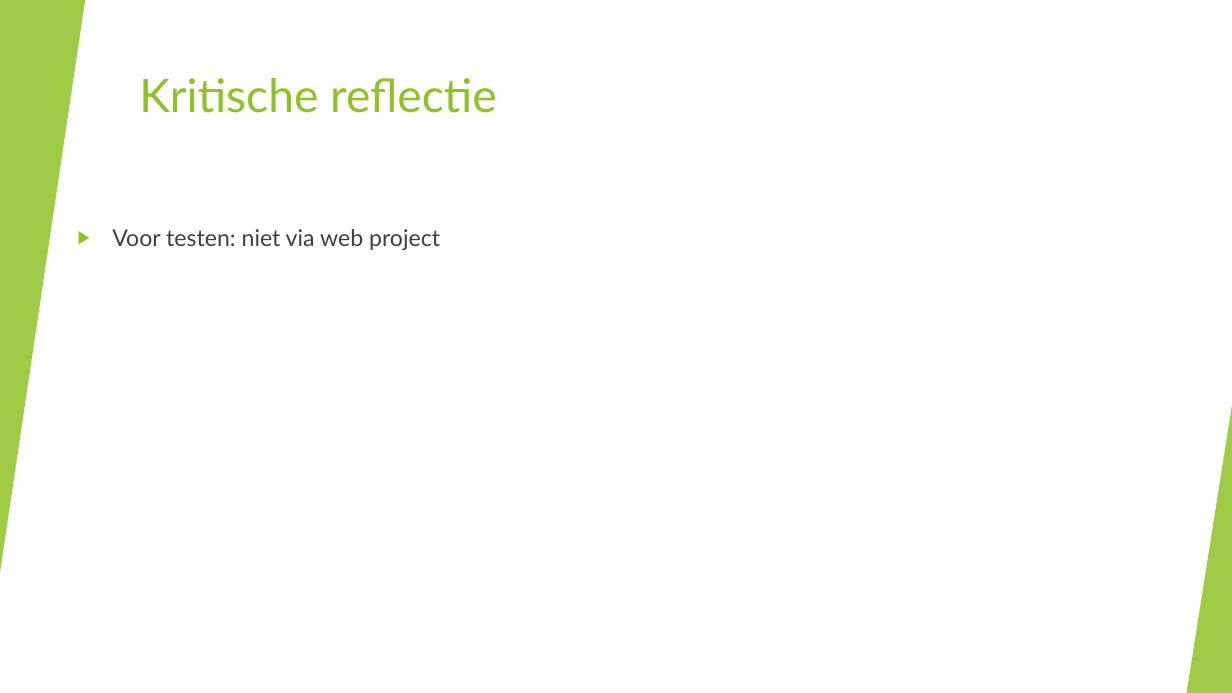
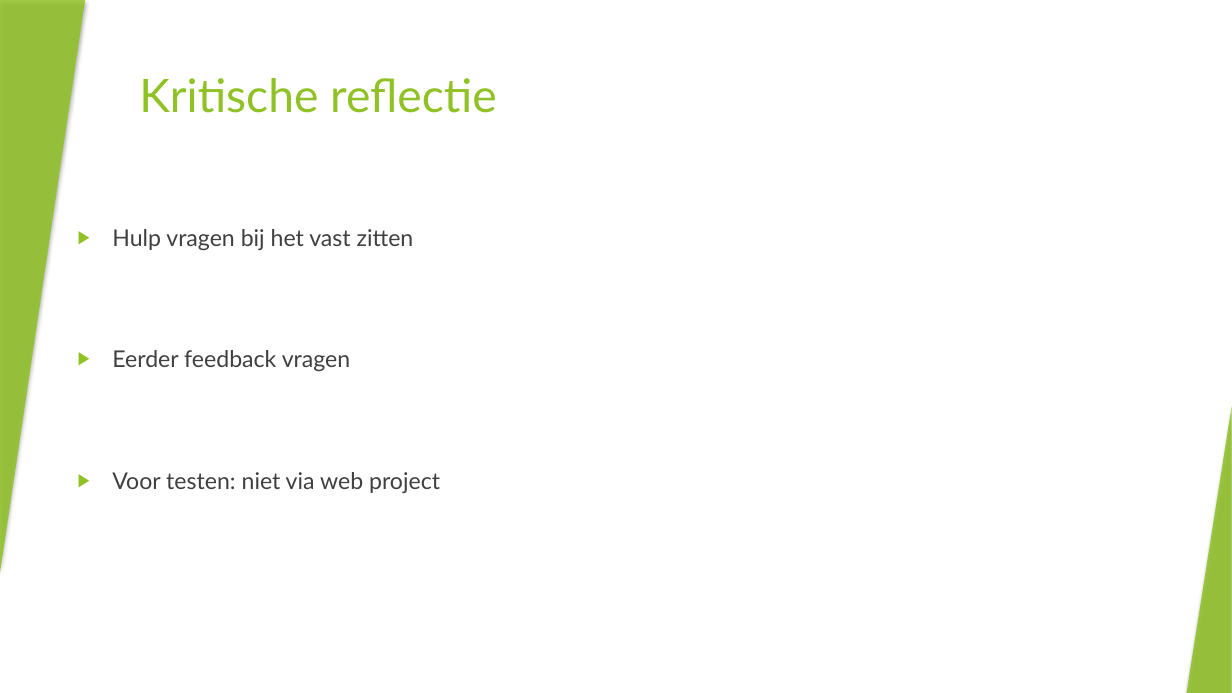
Before and after one commit to kodarakK/hogent-bachproef-caradocroetynck2526, a slide deck: slide 16 of Bachelorproef verdediging.pptx (slide 13 before the commit). Drawn at 1232x693 pixels with LibreOffice and Linux fonts; fonts in the diff are those of the drawing. Boxes give left, top, right and bottom in pixels: in the first picture for what was removed or moved away, otherwise in the second. Text is boxed around its words. In the diff, an @@ line names an element or a change of style, - is before the commit and + after.

```diff
--- a/Bachelorproef verdediging.pptx
+++ b/Bachelorproef verdediging.pptx
@@ freeform shape at bbox=[970, 0, 1232, 693]: shadow on; outline redrawn @@
@@ text at bbox=[112, 229, 414, 371]: paragraphs added @@
+▶ Hulp vragen bij het vast zitten
+▶ Eerder feedback vragen
@@ shadow on in 9 elements at bbox=[928, 0, 1232, 693], bbox=[903, 308, 1232, 693], bbox=[944, 0, 1232, 693], bbox=[1102, 0, 1232, 693], bbox=[1105, 0, 1232, 693], bbox=[1048, 363, 1232, 693], bbox=[0, 406, 45, 693], bbox=[0, 0, 85, 573], bbox=[1187, 406, 1232, 693] @@
```
Also in this commit, not shown: 11 other slides changed, 4 slides added, 1 slide removed, 1 other file.
